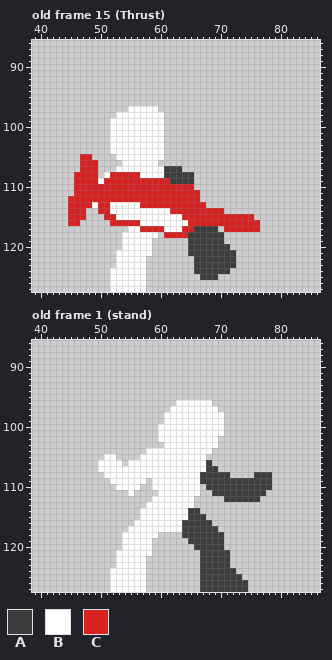
Two versions of one pixel-art file, src/Unity/Fighters/Assets/Art/Sprites/Animations/mrshive.aseprite. The picture above is the old version.
128x128 pixels, 87 frames. Shown: old frame 15 (Thrust): x 39..86, y 86..127; old frame 1 (stand): x 39..86, y 86..127. The commit also changed other frames, which this record leaves out.
Visible layers, top first: "Layer 3", "Layer 2", "Layer 1".
Palette (. is transparent): A #3d3d3d  B #ffffff  C #d72222
Pixels before, old frame 15 (Thrust), first column x 45:
 97 ..........BBBBB.................
 98 ........BBBBBBBB................
 99 .......BBBBBBBBB................
100 .......BBBBBBBBB................
101 .......BBBBBBBBB................
102 .......BBBBBBBBB................
103 .......BBBBBBBBB................
104 .......BBBBBBBBB................
105 ..CC....BBBBBBBB................
106 ..CCC....BBBBBB.................
107 ..CCC...BBBBBBBBAAA.............
108 .CCCC.BCCCCCBBBBAAAAA...........
109 .CCCCBCCCCCCCCCCCAAAA...........
110 .CCCCCCCCCCCCCCCCCCCC...........
111 .CCCCCCCCCCCCCCCCCCCCC..........
112 CCCCCCCCCCCCCCCCCCCCCC..........
113 CCCCBCCBBBBBCCCCCCCCCCC.........
114 CCC..CCBBBBBBBBBBCCCCCCCCC......
115 CCC...CCBBBBBBBBBBBCCCCCCCCCCCC.
116 CC.....CCCCCBBBBBBBBCCCCCCCCCCCC
117 ..........BBCCCCBBBCCAAAA.CCCCCC
118 .........BBBBBB.CCCCAAAAAA......
119 .........BBBBB......AAAAAA......
120 .........BBBBB......AAAAAAA.....
121 ........BBBBBB......AAAAAAAA....
122 ........BBBBB........AAAAAAA....
123 ........BBBBB........AAAAAAA....
124 .......BBBBBB........AAAAAA.....
125 .......BBBBBB.........AAA.......
126 .......BBBBBB...................
127 .......BBBBBB...................
Pixels before, old frame 1 (stand), first column x 50:
 96 .............BBBBBB..........
 97 ............BBBBBBBB.........
 98 ...........BBBBBBBBBB........
 99 ...........BBBBBBBBBB........
100 ..........BBBBBBBBBBB........
101 ..........BBBBBBBBBBB........
102 ..........BBBBBBBBBB.........
103 ...........BBBBBBBBB.........
104 ........BBBBBBBBBBB..........
105 .BB....BBBBBBBBBBB...........
106 BBBB.BBBBBBBBBBBBBA..........
107 BBBBBBBBBBBBBBBBBBAA.........
108 .BBBBBBBBBBBBBBBBAAAAA....AAA
109 ..BBBBBB.BBBBBBBBAAAAAAAAAAAA
110 ...BBBB..BBBBBBBB.AAAAAAAAAAA
111 .....B....BBBBBBB..AAAAAAAAA.
112 .........BBBBBBB.....AAAAAA..
113 ........BBBBBBBB.............
114 .......BBBBBBBBAA............
115 .......BBBBBBBBAAA...........
116 ......BBBBBBBBAAAAA..........
117 .....BBBBBBBBBAAAAAA.........
118 ....BBBBBB....AAAAAAA........
119 ....BBBBB......AAAAAA........
120 ....BBBBB.......AAAAA........
121 ...BBBBBB........AAAAA.......
122 ...BBBBB.........AAAAA.......
123 ...BBBBB.........AAAAA.......
124 ..BBBBBB.........AAAAAA......
125 ..BBBBBB.........AAAAAAA.....
126 ..BBBBBB.........AAAAAAAA....
127 ..BBBBBB.........AAAAAAAA....
And afterwards:
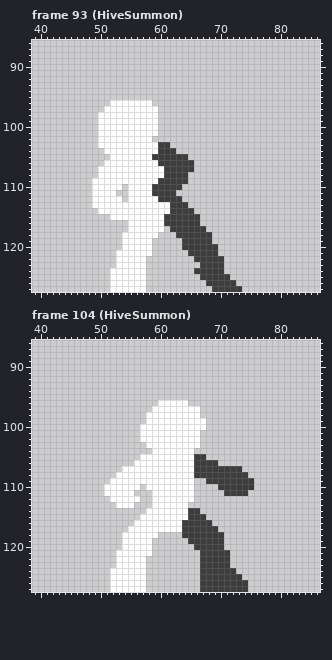
A new or re-ordered frame is compared with the old frame closest to it.
Difference:
frames 87 -> 135
Changed rows in their new state; - is an unchanged pixel.
Frame 93 (HiveSummon) is new; against old frame 15 (Thrust), layers "Layer 2", "Layer 1":
first column x 45:
 96 -------BBBBBBB------------------
 97 ------BBBB----------------------
 98 -----BBB-------.----------------
 99 -----BB--------.----------------
100 -----BB--------.----------------
101 -----BB--------.----------------
102 -----BB-------..----------------
103 -----BB--------AA---------------
104 ------B--------AAA--------------
105 --..---B------AAAAAA------------
106 --...-BBB------AAAAAA-----------
107 --...BBB-----------AA-----------
108 -....B-BBBBB--------.-----------
109 -...B-BBBBBBBBBAA---.-----------
110 -...BBBBB.BBBBAAAAA..-----------
111 -...BBBB..BBBBAAAA....----------
112 ....BBBBB.BBBBBAAAA...----------
113 ....-BB-----BBBBBAAA...---------
114 ...--BB----------AAAA.....------
115 ...---.B--------AAAAAA.........-
116 ..-----...BB----AAAAAA..........
117 ------------BBBB.AAAA--..-......
118 ----------------..AA----..------
119 -------------------A----..------
120 -------------------A-----..-----
121 -------------------------...----
122 --------------------------..----
123 ---------------------.----..----
124 --------------------------.-----
125 -------------------------AA-----
126 -----------------------AAAAA----
127 ------------------------AAAAA---
Frame 104 (HiveSummon) is new; against old frame 1 (stand), layer "Layer 1":
first column x 50:
 96 ----------BBB--....----------
 97 ---------BBB-----...---------
 98 --------BBB------....--------
 99 --------BBB-------...--------
100 -------BBB--------...--------
101 -------BBB-------....--------
102 -------BBB-------...---------
103 --------BBB------...---------
104 --------.-------...----------
105 -..-------------AA-----------
106 ....-.----------AA-A---------
107 ....------------AA--AAAA-----
108 -..-------------A-----AAA-...
109 --------B-------..--------...
110 -BB-----B-------.-..------...
111 -BBBB----B------.--..----...-
112 --BBBBB--------------......--
113 ---BBB--.------.-------------
114 -------.---------------------
Boxes around the changes in both pictures, in picture pixels (x1, y1, x2, y2):
changed: (68, 100, 260, 292)
changed: (98, 400, 272, 514)
